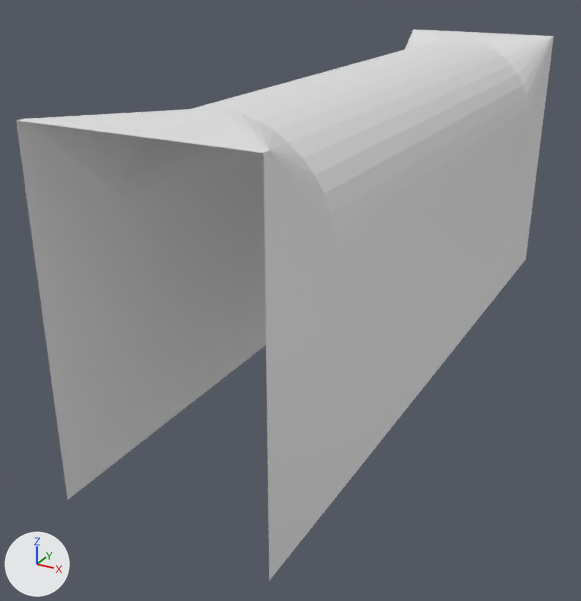
The OBJ model Models/HallThor.obj: old version first, new version second.
Before and after are seen from a camera (50 mm lens) standing at (11.0, -75.1, 23.8) and looking at (-10.6, -35.8, 4.2). Lighting does not change. The marker at lower left points along +X, +Y and +Z. Where no turn or scale is listed for an object, it has been applied to the vertices.

In view in the first picture: 'Icosphere.001_Icosphere.004'.
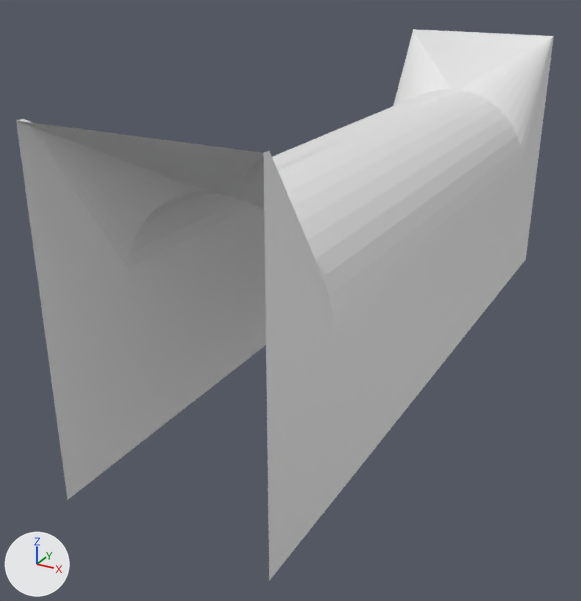
Changed parts and their boxes (x1, y1, x2, y2) in the pictures (581 x 601 px; the box of a moved part takes in the faces that stretch with it):
part 1 of me_icosphere_001_icosphere_004, moved or reshaped
    both: (17, 29, 554, 276)

The edits, one by one:
me_icosphere_001_icosphere_004 has 60 vertices, 106 faces and spans x -13.1..-2.2, y -53.0..-10.6, z 0.0..17.7.
me_icosphere_001_icosphere_004 is used by ob_icosphere_001_icosphere_004; location (0.0, 0.0, 0.0).
me_icosphere_001_icosphere_004 part 1: all 44 vertices in x -13.1..-2.2, y -47.4..-16.1, z 12.5..17.7 are moved by (0.0, 0.0, -3.6).
